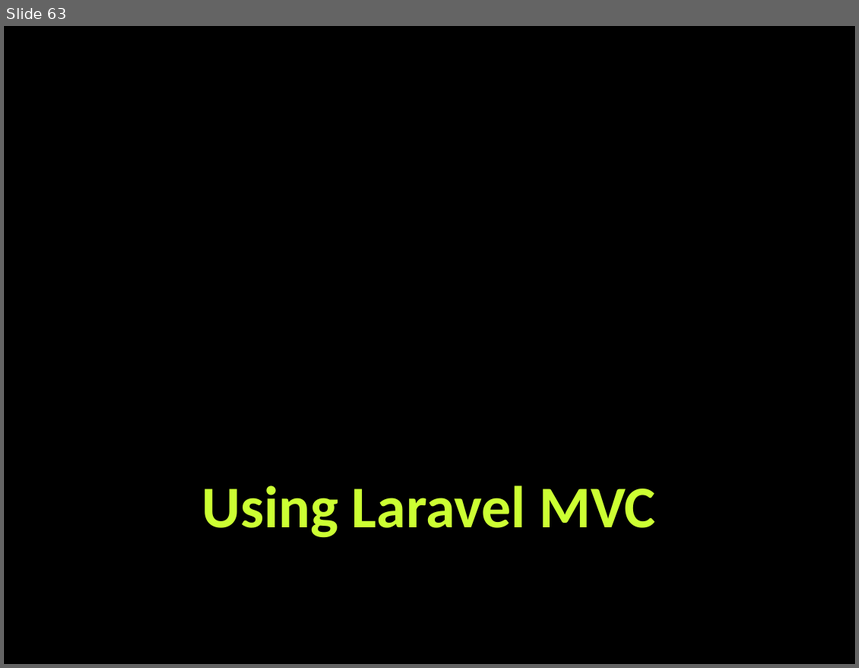
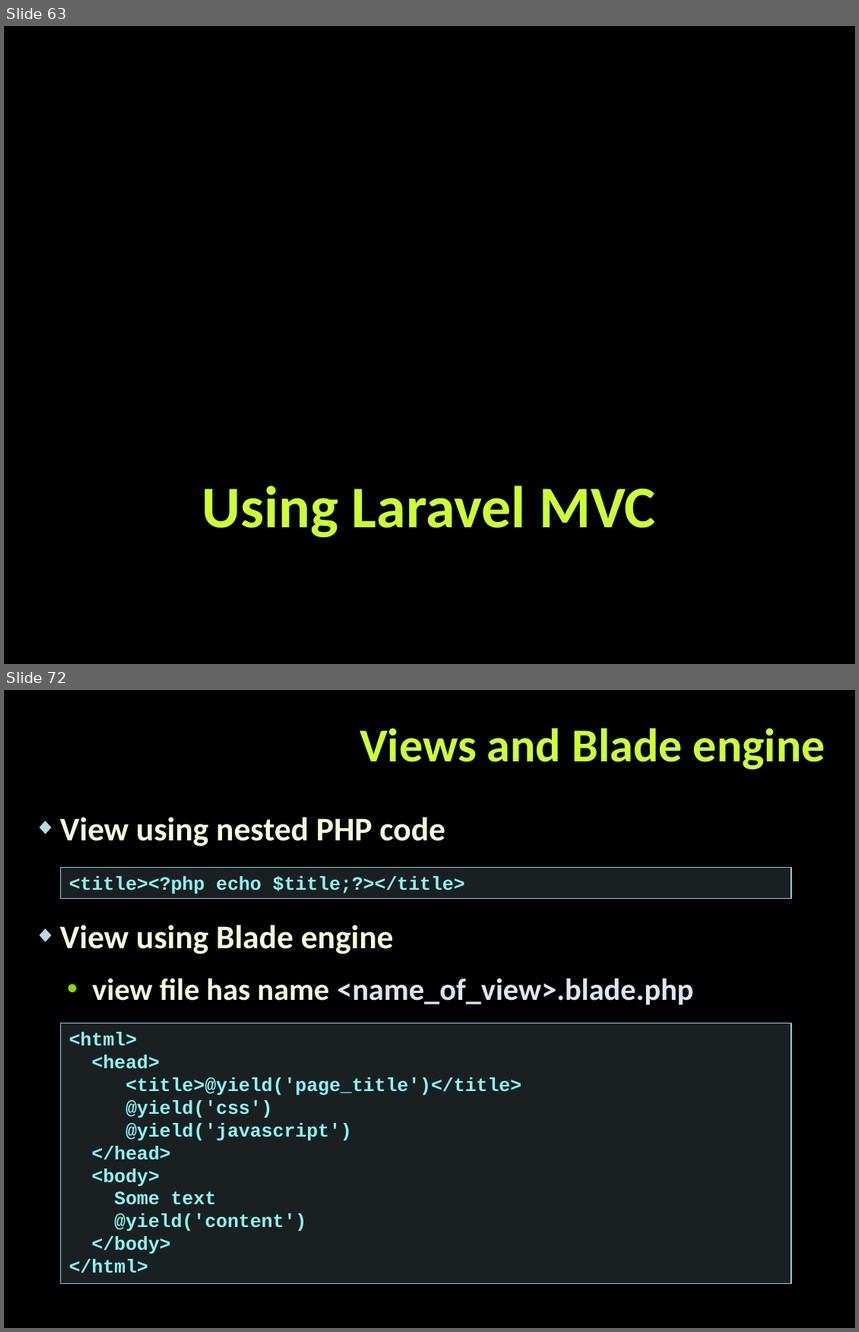
Before and after one commit to tanzhur/PHP_MVC-seminar, a slide deck: PHP_MVC.pptx. Shown one above the other, each under a label of ours: slide 63 before the commit, slides 63 and 72 after it; the slides between them are not shown. The pictures are 859x668 and 859x1332 pixels, drawn with LibreOffice and Linux fonts; fonts in the diff are those of the drawing; background and template pictures are left out. Boxes give left, top, right and bottom in pixels: in the first picture for what was removed or moved away, otherwise in the second. Text is boxed around its words. In the diff, an @@ line names an element or a change of style, - is before the commit and + after.

```diff
--- a/PHP_MVC.pptx
+++ b/PHP_MVC.pptx
@@ slide 72 added at (x1=4, y1=690, x2=855, y2=1328), background picture (left out) @@
@@ title added at (x1=360, y1=728, x2=826, y2=770), 40 pt, text #CCFF33, bold @@
+Views and Blade engine
@@ text added at (x1=60, y1=817, x2=693, y2=1005), 28 pt, text #F4FCD8, bold @@
+◆ View using nested PHP code
+◆ View using Blade engine
+  • view file has name <name_of_view>.blade.php
@@ rectangle added at (x1=61, y1=867, x2=791, y2=898), fill #B5DBE5 at 15% opacity, outline #90CAD7 1 pt, 16 pt, text #8CF4F2, bold @@
+<title><?php echo $title;?></title>
@@ rectangle added at (x1=61, y1=1024, x2=791, y2=1284), fill #B5DBE5 at 15% opacity, outline #90CAD7 1 pt, 16 pt, text #8CF4F2, bold @@
+<html>
+<head>
+<title>@yield('page_title')</title>
+@yield('css')
+@yield('javascript')
+</head>
+<body>
+Some text
+@yield('content')
+</body>
+</html>
```
Also in this commit, not shown: 3 slides changed, 16 other slides added.
